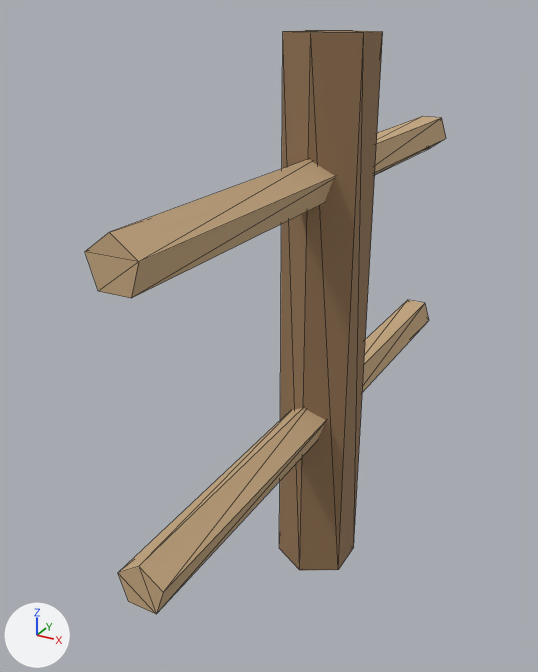
The glTF model assets/3d/models/pen_fence_05.glb: old version first, new version second.
Both versions are drawn from a camera (50 mm lens) standing at (0.465, -1.03, 0.929) and looking at (-0.076, -0.048, 0.438). The lights are fixed; the arrows at lower left show +X, +Y and +Z. The picture after the commit comes second. Mesh edges are drawn as thin lines. Vertices at exactly the same position are counted once.

In view in the first picture: 'pen_fence_05'.
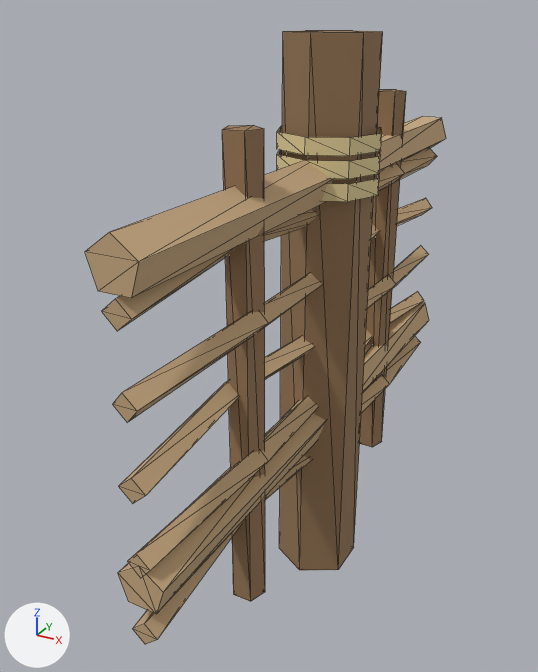
Pixel boxes (x1, y1, x2, y2) of what changed, in the pictures (538 x 672 px):
'pen_fence_05', reshaped: before (85, 30, 446, 614); after (85, 30, 446, 644)
part 1 of me_pen_fence_05, added (brown): after (359, 89, 406, 447)
part 2 of me_pen_fence_05, added (brown): after (222, 125, 265, 602)
part 3 of me_pen_fence_05, built on (beige): after (102, 125, 437, 644)

Edits to the bpy script that builds the scene:
```text
Add mat_thatch:
    mat_thatch = principled_material('thatch')
    mat_thatch.base_color = (0.78, 0.64, 0.33)  # beige #e5d19b
    mat_thatch.roughness = 0.85
Change me_pen_fence_05:
    used by ob_pen_fence_05; location = (0.0, 0.0, 0.0)
    remove me_pen_fence_05.from_pydata(...)  # 52 vertices, 84 faces; spans x -0.061..0.061, y -0.5..0.5, z 0.0..0.9
    add me_pen_fence_05.from_pydata(...)  # 240 vertices, 364 faces; spans x -0.081..0.081, y -0.501..0.501, z 0.0..0.9
    me_pen_fence_05 part 1: a new loose piece, a 5-sided cylinder along z spanning x -0.025..0.025, y 0.229..0.276, z 0.1..0.8, in mat_trunk (brown #957655)
    me_pen_fence_05 part 2: a new loose piece, a 5-sided cylinder along z spanning x -0.025..0.025, y -0.271..-0.224, z 0.1..0.8, in mat_trunk (brown #957655)
    me_pen_fence_05 part 3
    10 faces are deleted
    112 vertices are added at x -0.081..0.081, y -0.501..0.501, z 0.212..0.742
    24 new vertices lie (0.0, 0.0, 0.025) away from vertices in x -0.081..0.081, y -0.081..0.081, z 0.678..0.742
    10 new vertices lie (0.019, 0.0, 0.017) away from vertices in x -0.018..-0.001, y -0.501..0.501, z 0.212..0.651
    6 new vertices lie (-0.017, 0.0, -0.019) away from vertices in x -0.001..0.018, y -0.001..0.001, z 0.231..0.668
    10 new vertices lie (0.019, 0.0, -0.017) away from vertices in x -0.018..-0.001, y -0.501..0.501, z 0.229..0.668
    6 new vertices lie (-0.017, 0.0, 0.019) away from vertices in x -0.001..0.018, y -0.001..0.001, z 0.212..0.649
    48 new faces join them, mat_thatch (beige #e5d19b)
    210 new faces join them, mat_wood (beige #c8aa81)
    add me_pen_fence_05.materials.append(mat_thatch)  # beige #e5d19b
```
